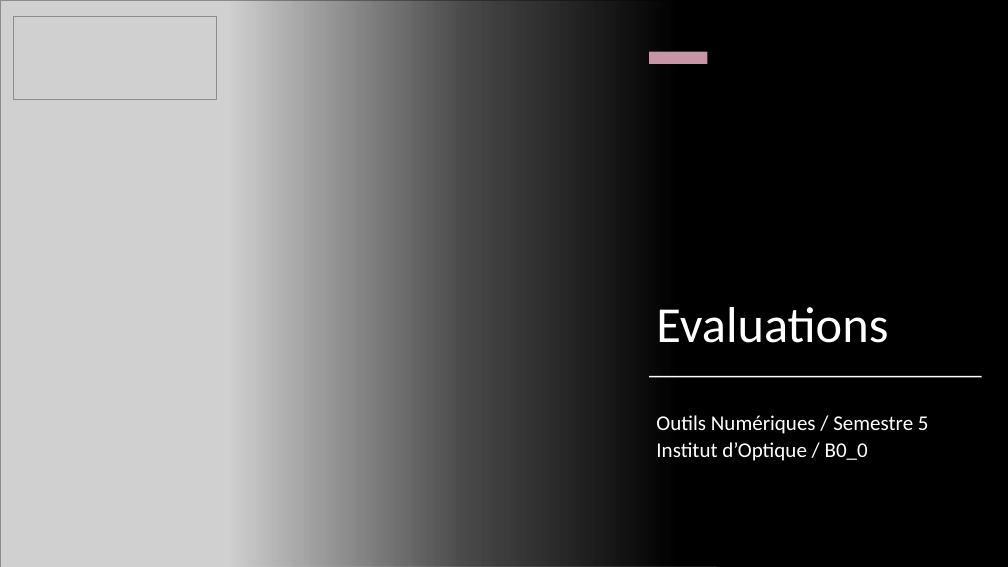
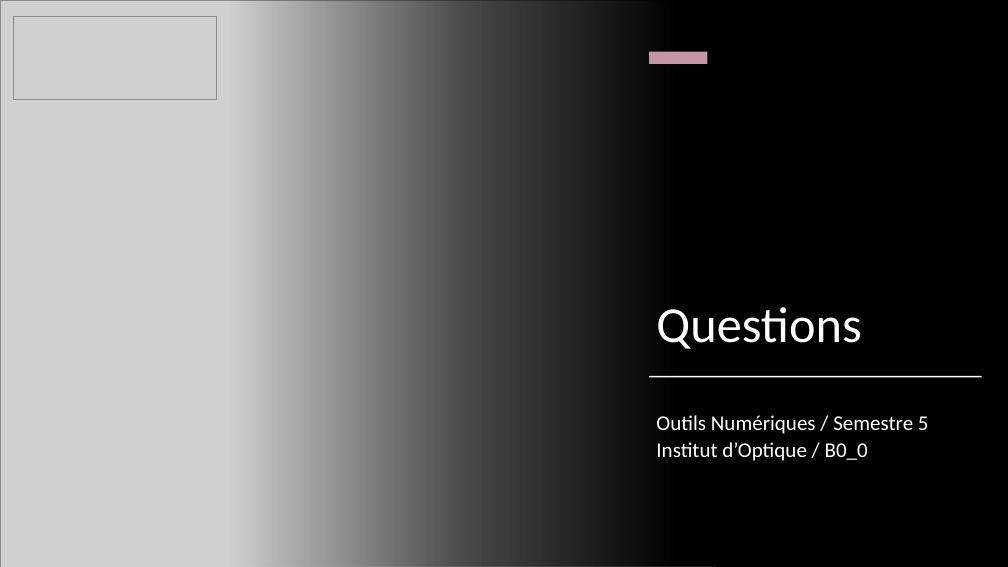
Before and after one commit to jvillemejane/jvillemejane, a slide deck: slide 14 of Presentations/2024_COPERF_Informatique.pptx (slide 19 before the commit). Drawn at 1008x567 pixels with LibreOffice and Linux fonts; fonts in the diff are those of the drawing; grey boxes stand for pictures. Boxes give left, top, right and bottom in pixels: in the first picture for what was removed or moved away, otherwise in the second. Text is boxed around its words. In the diff, an @@ line names an element or a change of style, - is before the commit and + after.

```diff
--- a/Presentations/2024_COPERF_Informatique.pptx
+++ b/Presentations/2024_COPERF_Informatique.pptx
@@ title at box(656, 307, 861, 349): text changed @@
-Evaluations
+Questions
```
Also in this commit, not shown: 4 other slides changed, 6 slides added, 11 slides removed.
